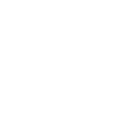
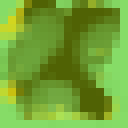
Revision of a layered (128, 128) image; what changed, layer by layer:
showed group "uranium" (20 layers) over 0, 0, 128, 128
painted on "Hue Variation" over 0, 0, 128, 128
painted on "Ore #10" over 16, 8, 120, 120
"Shading #10": opacity 35% → 46%, blend normal → soft light, painted on it over 0, 0, 128, 128
added layer "Pasted Layer #2" (lch lightness, 11%) in group "uranium" over 0, 0, 128, 128
